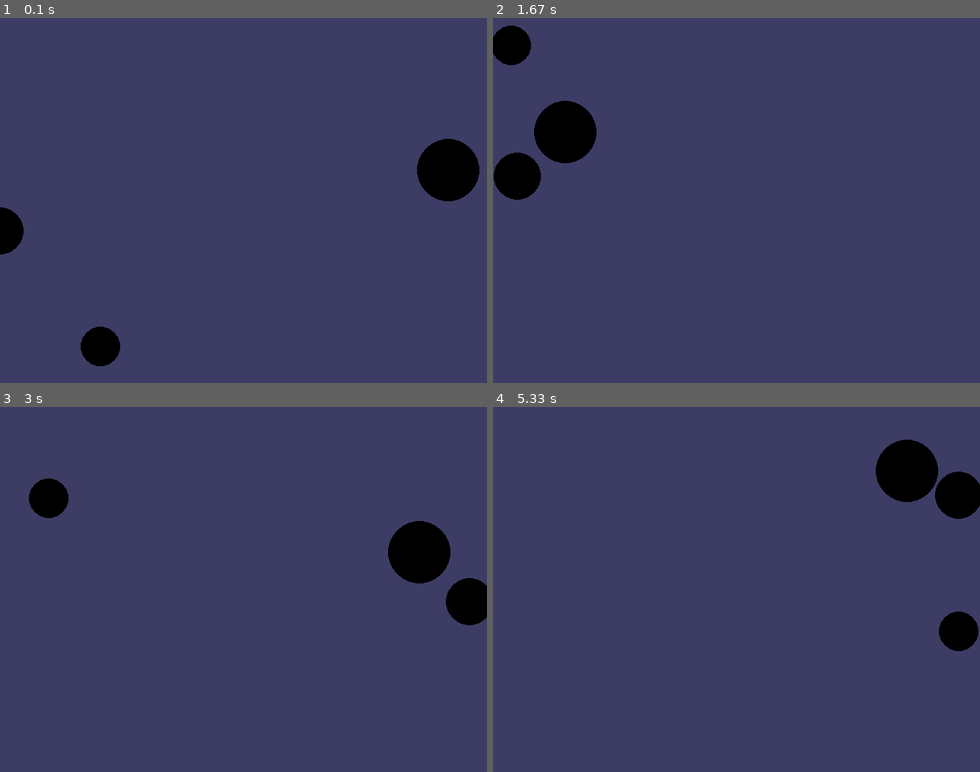
Above: before the commit, frames 1-4 (two rows, left to right).
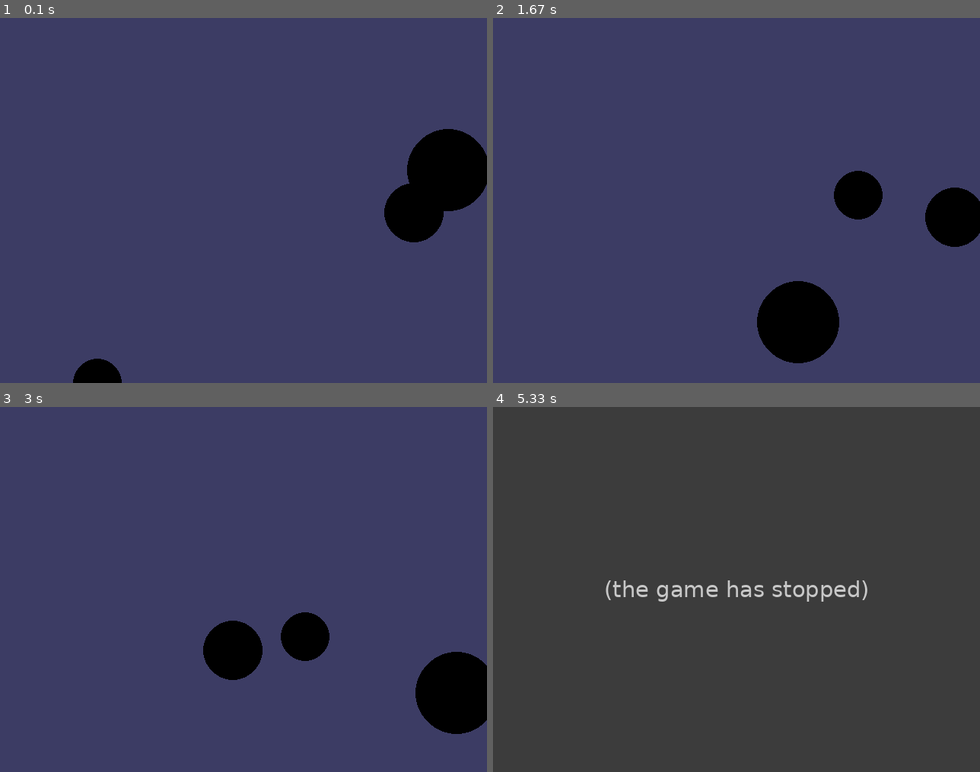
Above: after the commit, the same moments.

Repository: CSSDePaul/game-dev
Game: pygame game, started from taxes/taxes.py
The game is run twice, just before and just after one commit, with the same random seed, the same clock (stepped at 60 frames per second) and the same inputs. The source is Python 2; it was converted automatically to run under Python 3.
Inputs:
- Up to frame 1 (0.1 s): no input
- Up to frame 2 (1.67 s): no input
- Up to frame 3 (3 s): no input
- Up to frame 4 (5.33 s): no input

The runs differ from the first frame. In frame 1, 4.1% of the frame differs, in the area x 0-100%, y 30-100%; in frame 2, 8.8%; in frame 3, 8.6%; in frame 4, 100%, in the area x 0-100%, y 0-100%.
After the commit the program exited at 5 s; later frames show no game.

Commit message:
Applied difficulty settings.

Diff:
--- a/taxes/tax_constants.py
+++ b/taxes/tax_constants.py
@@ -23,13 +23,15 @@
 ALLCOLORS = (RED, GREEN, BLUE, YELLOW, ORANGE, PURPLE, CYAN)
 
 #=================TAXES==========================
-TAXES_MIN_SPEED_BASE = 20
-TAXES_MIN_SPEED_FACTOR = 10
-TAXES_MAX_SPEED_BASE = 30
-TAXES_MAX_SPEED_FACTOR = 10
-TAXES_MIN_RADIUS_BASE = 10
-TAXES_MIN_RADIUS_FACTOR = 5
-TAXES_MAX_RADIUS_BASE = 30
-TAXES_MAX_RADIUS_FACTOR = 5
-TAXES_BOUNCE_PROBABILITY = .05
-TAXES_BOUNCE_PROBABILITY_FACTOR = .01
+TAXES_NUM_SECONDS = 5
+TAXES_EASIEST_NUM_HOLES = 6
+TAXES_MIN_SPEED_BASE = 5
+TAXES_MIN_SPEED_FACTOR = 4
+TAXES_MAX_SPEED_BASE = 10
+TAXES_MAX_SPEED_FACTOR = 8
+TAXES_MIN_RADIUS_BASE = 60
+TAXES_MIN_RADIUS_FACTOR = -10
+TAXES_MAX_RADIUS_BASE = 120
+TAXES_MAX_RADIUS_FACTOR = -20
+TAXES_BOUNCE_PROBABILITY = 0
+TAXES_BOUNCE_PROBABILITY_FACTOR = .04
--- a/taxes/taxes.py
+++ b/taxes/taxes.py
@@ -17,10 +17,11 @@
 	mousey = 0 # used to store y coordinate of mouse event
 	stillPlaying = True
 	score = 0
-	holes = taxhole.initializeHoles()
-
-	while stillPlaying: # main game loop
+	holes = taxhole.initializeHoles(difficulty=3)
+	loopcount = 0
+	while loopcount < FPS*TAXES_NUM_SECONDS: # main game loop
 		#-------UPDATE VARIABLES-------
+		loopcount+=1
 		for hole in holes:
 			hole.update()
 
@@ -47,6 +48,7 @@
 		#--------FINAL------------
 		pygame.display.update() #redraw the screen
 		FPSCLOCK.tick(FPS) #wait for clock tick
+	print "Final score: %d"%(score)
 
 def main():
 	runGame()
--- a/taxes/taxhole.py
+++ b/taxes/taxhole.py
@@ -3,9 +3,9 @@
 from tax_constants import *
 import random
 
-def initializeHoles(difficulty=3):
+def initializeHoles(difficulty=5):
 	holes = set()
-	for i in range(difficulty):
+	for i in range(TAXES_EASIEST_NUM_HOLES - difficulty):
 		holes.add(randomHole(difficulty))
 	return holes
 
@@ -15,17 +15,19 @@
 	r = random.randint( TAXES_MIN_RADIUS_BASE+TAXES_MIN_RADIUS_FACTOR*difficulty,
 						TAXES_MAX_RADIUS_BASE+TAXES_MAX_RADIUS_FACTOR*difficulty)
 	a = random.uniform(0, 2*math.pi)
-	s = random.randint(TAXES_MIN_SPEED_BASE+difficulty, TAXES_MAX_SPEED_BASE+difficulty)
-	return Hole(x, y, r, a, s)
+	s = random.randint(TAXES_MIN_SPEED_BASE+TAXES_MIN_SPEED_FACTOR*difficulty, TAXES_MAX_SPEED_BASE+TAXES_MAX_SPEED_FACTOR*difficulty)
+	b = TAXES_BOUNCE_PROBABILITY + TAXES_BOUNCE_PROBABILITY_FACTOR*difficulty
+	return Hole(x, y, r, a, s, b)
 
 class Hole:
 
-	def __init__(self, xpos, ypos, radius, angle, speed):
+	def __init__(self, xpos, ypos, radius, angle, speed, bounce):
 		self.xpos = xpos
 		self.ypos = ypos
 		self.radius = radius
 		self.angle = angle
 		self.speed = speed
+		self.bounce = bounce
 
 	def update(self):
 		self.xpos += int(math.cos(self.angle)*self.speed)
@@ -46,7 +48,7 @@
 
 
 	def randomizeTrajectory(self):
-		if random.uniform(0,1) < TAXES_BOUNCE_PROBABILITY:
+		if random.uniform(0,1) < self.bounce:
 			self.angle = random.uniform(0, 2*math.pi)
 
 	def draw(self, displaysurf):
Not shown, changed: taxes/tax_constants.pyc
Not shown, changed: taxes/taxhole.pyc
